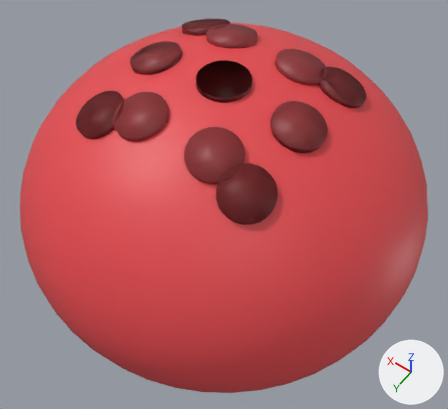
What one commit did to the glTF model assets/models/peg.glb.
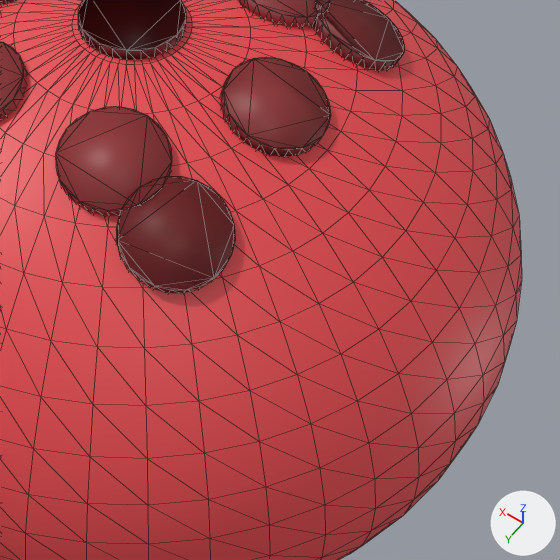
There are two pictures of each version: one whole from a camera (50 mm lens) standing at (-0.347, 0.486, 0.956) and looking at (-0.008, 0.012, 0.212), one close up on the part from 35% to 100% of the width and 17% to 89% of the height. The axes (+X, +Y, +Z) are drawn at lower right. The lights are the same throughout. The older version's two pictures come first. The close-ups show mesh edges as thin lines.

The older version as bpy lines, for what is in view:
```python
me_peg_mark_6 = bpy.data.meshes.new('Peg_Mark_6')
me_peg_mark_6.from_pydata(...)  # 288 vertices, 552 faces; spans x -0.035..0.255, y -0.255..0.035, z -0.02..0.032
me_peg_mark_6.materials.append(mat_mark_flat)  # red #8f2d30
me_peg_mark_7 = bpy.data.meshes.new('Peg_Mark_7')
me_peg_mark_7.from_pydata(...)  # 336 vertices, 644 faces; spans x -0.145..0.145, y -0.131..0.131, z -0.031..0.006
me_peg_mark_7.materials.append(mat_mark_flat)  # red #8f2d30
me_sphere = bpy.data.meshes.new('Sphere')
me_sphere.from_pydata(...)  # 1106 vertices, 2208 faces; spans x -0.3..0.3, y -0.3..0.3, z -0.22..0.22
me_sphere.materials.append(mat_shell)  # red #e5484d
ob_peg_body = bpy.data.objects.new('Peg_Body', me_sphere)
ob_peg_body.location = (0.0, 0.0, 0.22)
ob_peg_mark_6 = bpy.data.objects.new('Peg_Mark_6', me_peg_mark_6)
ob_peg_mark_6.location = (-0.11, 0.11, 0.4081)
ob_peg_mark_7 = bpy.data.objects.new('Peg_Mark_7', me_peg_mark_7)
ob_peg_mark_7.location = (0.0, 0.0, 0.44)
```
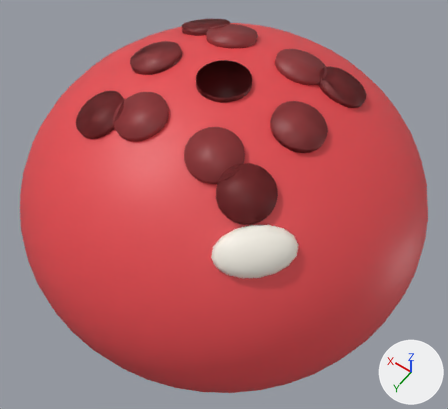
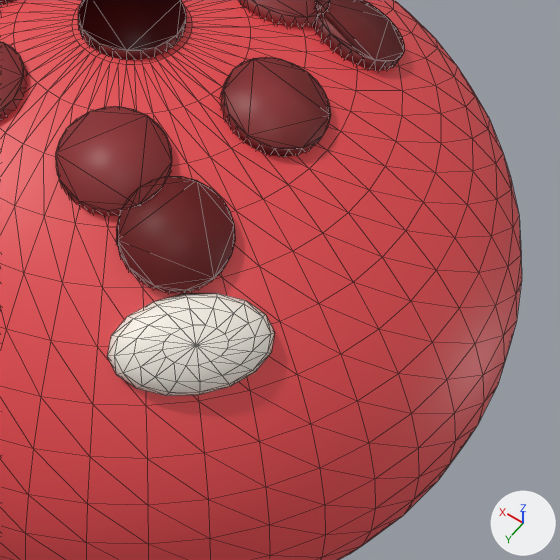
Changed parts and their boxes (x1, y1, x2, y2) in the close-ups (560 x 560 px):
'Peg_Shine', added
    after: (107, 293, 275, 396)

What the commit changed:
Material 'Shine_flat' (mat_shine_flat) is new.
Its base color is (0.922, 0.88, 0.791) (white #f6f1e6).
Mesh me_peg_shine is new.
It has 114 vertices, 224 faces and spans x -0.0392..0.0392, y -0.0392..0.0392, z -0.0225..0.0225.
It uses material mat_shine_flat (white #f6f1e6).
Object 'Peg_Shine' (ob_peg_shine) is new; it shows me_peg_shine.
Its location is (-0.15, 0.15, 0.3756).
